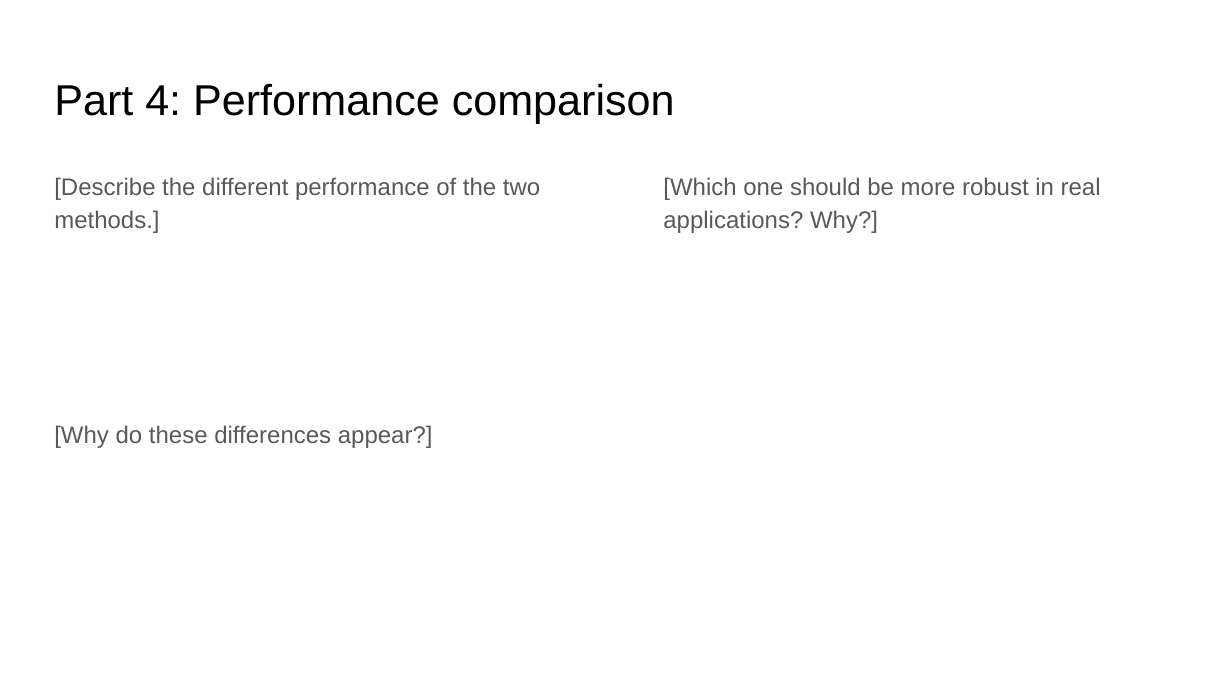
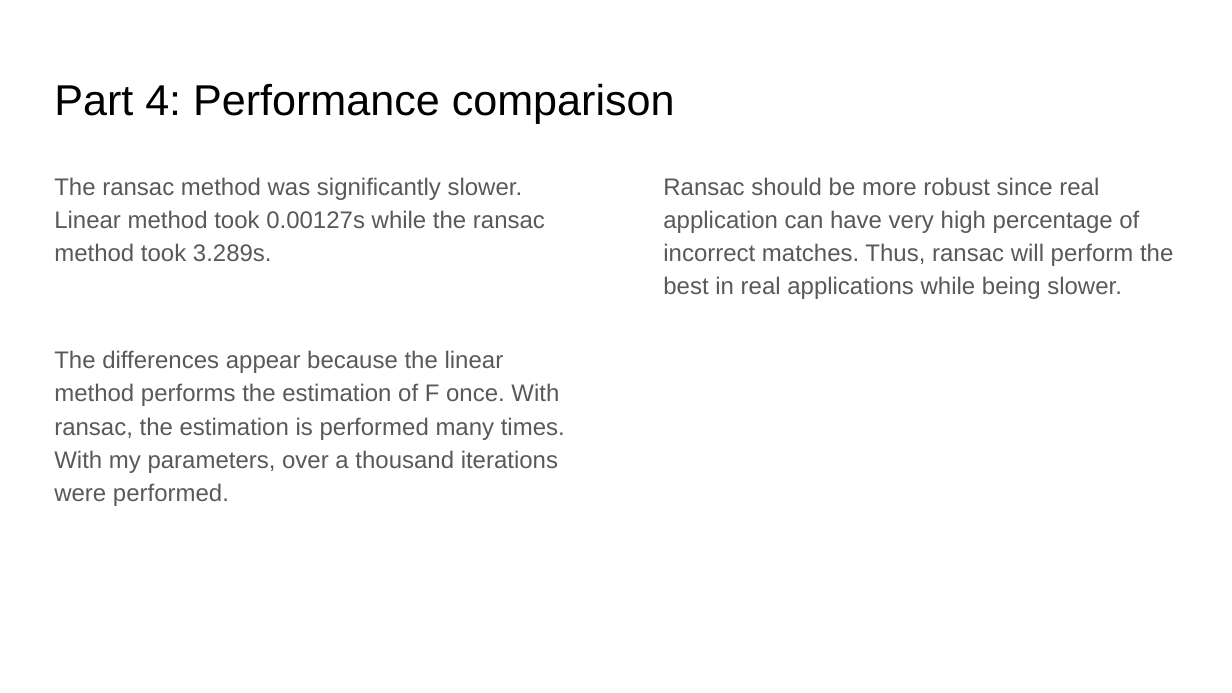
Before and after one commit to bojunyang24/CS6476, a slide deck: slide 12 of proj3/proj3_template.pptx. Drawn at 1232x693 pixels with LibreOffice and Linux fonts; fonts in the diff are those of the drawing. Boxes give left, top, right and bottom in pixels: in the first picture for what was removed or moved away, otherwise in the second. Text is boxed around its words. In the diff, an @@ line names an element or a change of style, - is before the commit and + after.

```diff
--- a/proj3/proj3_template.pptx
+++ b/proj3/proj3_template.pptx
@@ text at [54, 177, 565, 506]: text changed @@
-[Describe the different performance of the two methods.]
-[Why do these differences appear?]
+The ransac method was significantly slower. Linear method took 0.00127s while the ransac method took 3.289s.
+The differences appear because the linear method performs the estimation of F once. With ransac, the estimation is performed many times. With my parameters, over a thousand iterations were performed.
@@ text at [663, 177, 1173, 299]: text changed @@
-[Which one should be more robust in real applications? Why?]
+Ransac should be more robust since real application can have very high percentage of incorrect matches. Thus, ransac will perform the best in real applications while being slower.
```
Also in this commit, not shown: 13 other slides changed, 4 other files.
